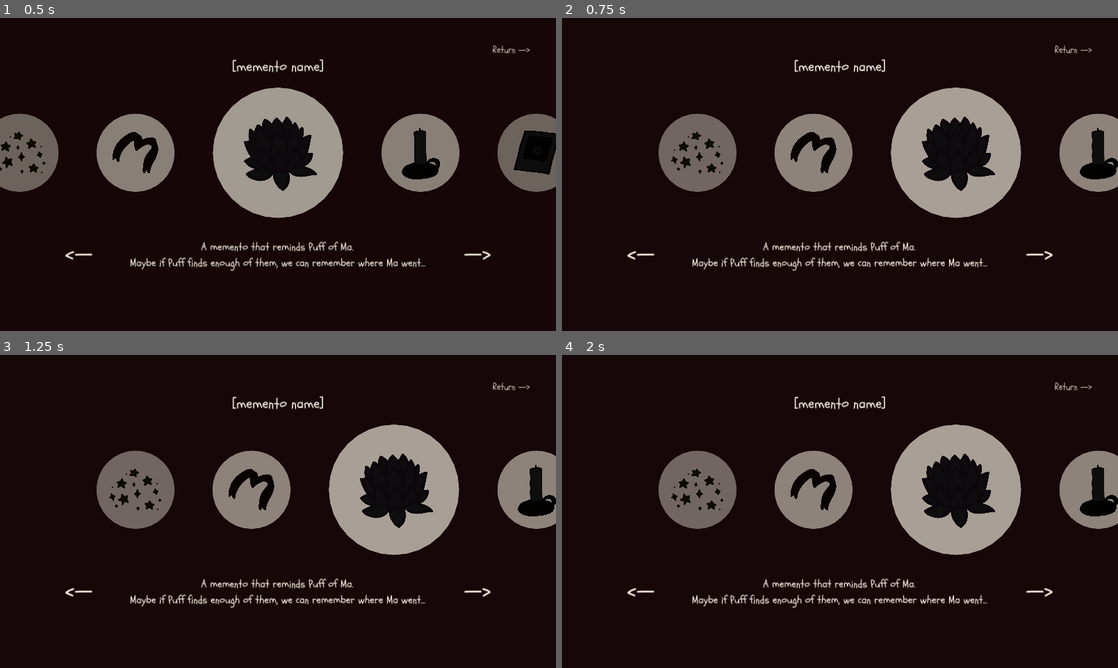
Above: before the commit, frames 1-4 (two rows, left to right).
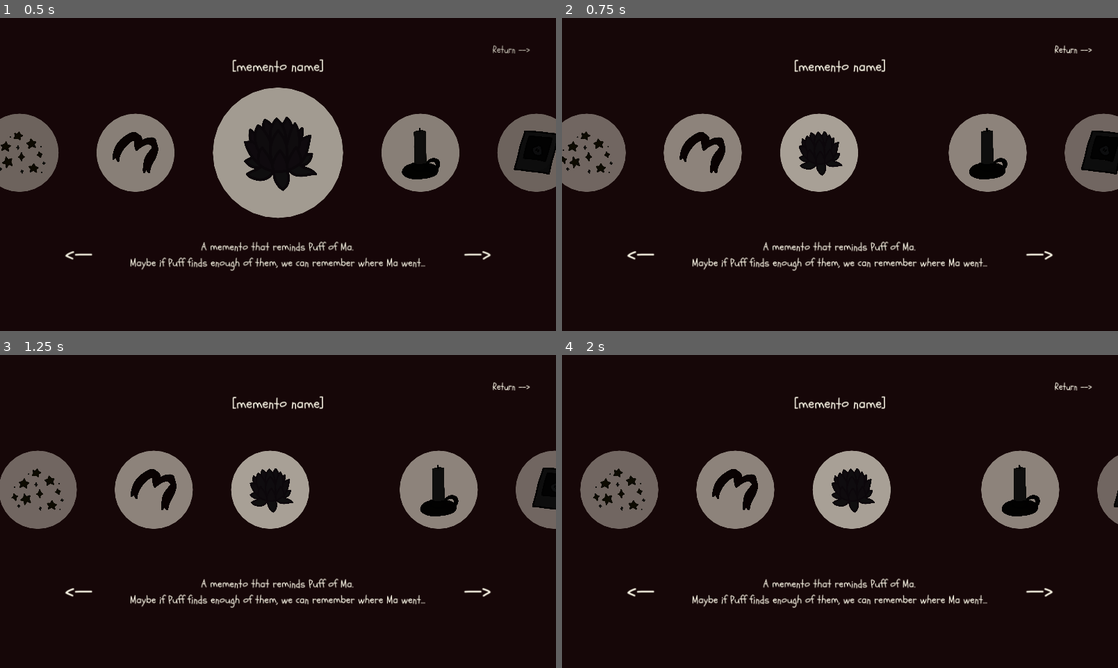
Above: after the commit, the same moments.

Repository: solicht88/I-am-a-Fluff
Game: Godot game, scene res://scenes/mementos/mementos.tscn
The game is run twice, just before and just after one commit, with the same random seed, the same clock (stepped at 60 frames per second) and the same inputs. This scene is started directly instead of the project's main scene.
Inputs (mouse positions are in pixels of both pictures, inside the frame that each line leads up to):
- Up to frame 1 (0.5 s): no input
- Up to frame 2 (0.75 s): click "—>" at 0.5 s
- Up to frame 3 (1.25 s): no input
- Up to frame 4 (2 s): click (639, 592) at 1.25 s, where only the run before the commit has a clickable "<—"

Frame 1 is identical in both runs. In frame 2, 16% of the frame differs, in the area x 0-100%, y 8-64%; in frame 3, 18%; in frame 4, 19%, in the area x 3-100%, y 8-64%.

Commit message:
worked on carousel rotation for mementos ui, disabled buttons during animations (to prevent errors)

Diff:
--- a/scripts/mementos/mem_interface.gd
+++ b/scripts/mementos/mem_interface.gd
@@ -1,5 +1,10 @@
 extends Control
 
+@onready var exit_btn = $exit
+@onready var left_btn = $left_btn
+@onready var right_btn = $right_btn
+
+@onready var btns = [exit_btn, left_btn, right_btn]
 @onready var panels = [$dust, $ribbon, $lotus, $candle, $photo]
 
 # Called when the node enters the scene tree for the first time.
@@ -24,6 +29,76 @@
 
 
 func _on_right_btn_pressed():
-	for panel in panels:
-		#var cur_pos
-		panel.position.x += 267
+	var small_size = Vector2(180, 180)
+	var small_img_scale = Vector2(0.175, 0.175)
+	var large_size = Vector2(300, 300)
+	var large_img_scale = Vector2(0.292, 0.292)
+
+	#var cur_focus = panels[2]
+	#var cur_focus_img = cur_focus.get_child(0)
+
+	var new_panels = panels.duplicate(true)
+
+	var positions = [
+		Vector2(-45, 220),
+		Vector2(222, 220),
+		Vector2(490, 160),
+		Vector2(878, 220),
+		Vector2(1145, 220)
+	]
+
+	var modulates = [
+		Color.hex(0xffffff64),
+		Color.hex(0xffffff82),
+		Color.hex(0xffffffa0),
+		Color.hex(0xffffff82),
+		Color.hex(0xffffff64)
+	]
+
+	for btn in btns:
+		btn.disabled = true
+
+	panels[2].size = small_size
+	panels[2].position.y = 220
+	panels[2].get_child(0).scale = small_img_scale
+	#cur_focus.position = Vector2(550, 220)
+
+	# for leaving large circle: 328, all other circles can add 267/268
+	# TODO: add list of goal positions for circles to move to
+	# TODO: have circle on end reappear on other end
+	# TODO: make circle size change gradual instead of instant
+	# TODO: have self-modulate transparency change based on current circle order
+
+	for i in range(267):
+		for panel in range(len(panels)):
+			'''
+			if panel == cur_focus:
+				panel.position.x += 2.4
+			else:
+				panel.position.x += 2
+			'''
+			var cur_panel = panels[panel]
+			cur_panel.position.x += 1
+			#panels[panel].position = positions[(panel+1) % 5]
+			if cur_panel.position.x == 1280:
+				new_panels.remove_at(panel)
+				new_panels.push_front(panels[panel])
+				cur_panel.position = Vector2(-180, 220)
+				#print(cur_panel)
+		await get_tree().create_timer(0.001).timeout
+
+	panels = new_panels
+	#print(panels)
+
+	for i in range(len(panels)):
+		panels[i].position = positions[i]
+
+
+	var next_focus = panels[2]
+	var next_focus_img = next_focus.get_child(0)
+	next_focus.size = large_size
+	next_focus_img.scale = large_img_scale
+
+
+	for btn in btns:
+		btn.disabled = false
